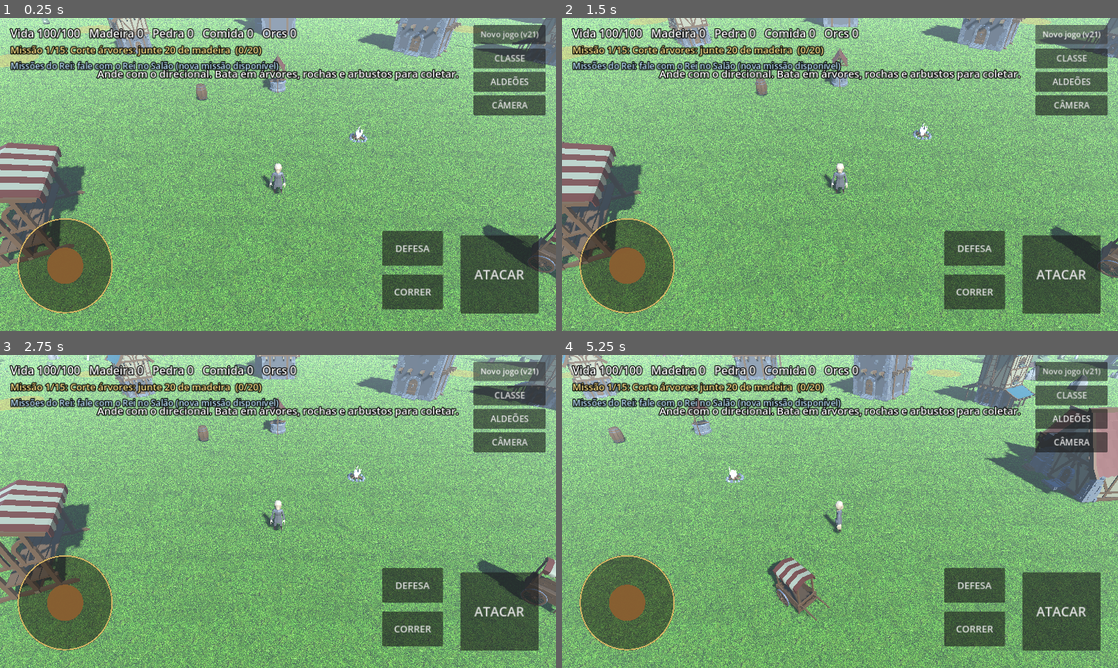
Above: before the commit, frames 1-4 (two rows, left to right).
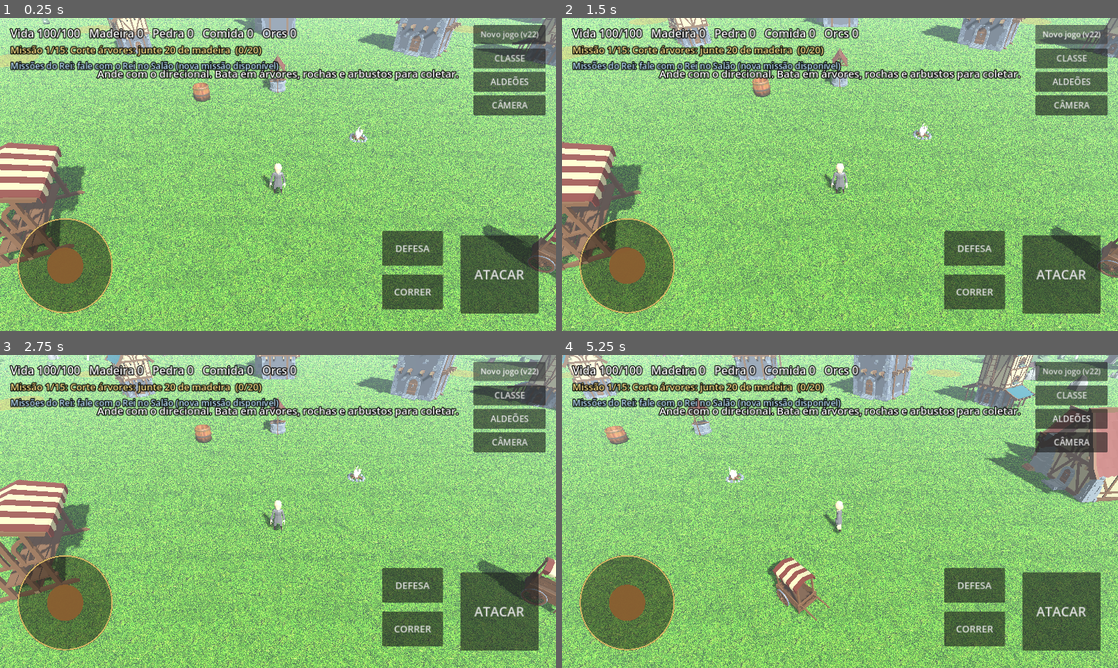
Above: after the commit, the same moments.

Repository: evandrofernandes12-dot/eva-ai
Game: Godot game, scene res://main.tscn
Same seed, same stepped clock (60 frames per second), same inputs: the game is played once before the commit and once after it.
Inputs (mouse positions are in pixels of both pictures, inside the frame that each line leads up to):
- Up to frame 1 (0.25 s): no input
- Up to frame 2 (1.5 s): click "CLASSE" at 0.5 s; click "Novo jogo (v21)" (after the commit: "Novo jogo (v22)") at 1.25 s
- Up to frame 3 (2.75 s): click "Novo jogo (v21)" (after the commit: "Novo jogo (v22)") at 2 s
- Up to frame 4 (5.25 s): move the mouse to (962, 495) at 2.77 s; hold D (move_right) 2.78-3.5 s; tap Space (attack) at 2.85 s; click (962, 495) at 2.92 s; drag from (728, 527) to (812, 574) at 3.52 s; move the mouse to (895, 442) at 4.27 s; hold D (move_right) 4.28-5 s; hold Shift (run) 4.28-5 s; drag from (812, 574) to (673, 464) at 5.02 s

The runs differ from the first frame. In frame 1, 43% of the frame differs, in the area x 0-100%, y 0-100%; in frame 2, 45%; in frame 3, 43%; in frame 4, 43%.

Commit message:
Godot prototype v22: realistic bow, arrow, barrel and 360 photo sky from Sketchfab (CC-BY)
Co-Authored-By: Claude Opus 5.5 <noreply@anthropic.com>
Claude-Session: https://claude.ai/code/session_01Kxc7kGXYDPrtAK1sF6vEWS

Diff:
--- a/godot-proto/scripts/hero.gd
+++ b/godot-proto/scripts/hero.gd
@@ -9,6 +9,8 @@
 const ESPADAO := ["Sword_Big.glb", "hand_r", MAO_D, Vector3(90, 0, 0), 1.4, 0.5]
 const LANCA := ["Spear.glb", "hand_r", MAO_D, Vector3(90, 0, 0), 2.3, 0.5, "lanca"]
 const BESTA := ["Besta.glb", "hand_r", MAO_D, Vector3(90, 0, 0), 0.75, 0.0]
+# arco (Sketchfab, CC-BY: Francisco Fischer Pioner): em pé na mão direita, corda virada para o arqueiro
+const ARCO := ["Arco.glb", "hand_r", MAO_D, Vector3(180, 0, -90), 1.3, 0.0]
 const ALJAVA := ["Aljava.glb", "spine_03", Vector3(0.12, 0, -0.15), Vector3(0, 0, 0), 0.8, 0.0]
 # o escudo gótico tem a ponta em -Y no modelo; o eixo Y do osso aponta para a mão, então gira 180° (Z) para a ponta ficar para baixo
 const ESC_GOTICO := ["Shield_Heater.glb", "lowerarm_l", Vector3(-0.12, 0.13, 0), Vector3(0, -90, 180), 0.75, 0.0, "escudo"]
@@ -26,10 +28,10 @@
 		"M2": {"classe": "mago", "sexo": "m", "nome": "Robe roxo, capuz e ombreiras", "armas": [CAJADO("Roxo"), ORBE("Roxo")]},
 		"M3": {"classe": "mago", "sexo": "f", "nome": "Robe vermelho, sem capuz", "armas": [CAJADO("Rubi"), ORBE("Rubi")]},
 		"M4": {"classe": "mago", "sexo": "f", "nome": "Robe verde, capuz e ombreiras", "armas": [CAJADO("Azul"), ORBE("Verde")]},
-		"A1": {"classe": "arqueiro", "sexo": "m", "nome": "Toda de verde, com capuz e capa", "armas": [BESTA, ALJAVA]},
-		"A2": {"classe": "arqueiro", "sexo": "m", "nome": "Couro marrom, sem capuz", "armas": [BESTA, ALJAVA]},
-		"A4": {"classe": "arqueiro", "sexo": "f", "nome": "Toda de verde, com capuz e capa", "armas": [BESTA, ALJAVA]},
-		"A3": {"classe": "arqueiro", "sexo": "f", "nome": "Couro marrom, sem capuz", "armas": [BESTA, ALJAVA]},
+		"A1": {"classe": "arqueiro", "sexo": "m", "nome": "Toda de verde, com capuz e capa", "armas": [ARCO, ALJAVA]},
+		"A2": {"classe": "arqueiro", "sexo": "m", "nome": "Couro marrom, sem capuz", "armas": [ARCO, ALJAVA]},
+		"A4": {"classe": "arqueiro", "sexo": "f", "nome": "Toda de verde, com capuz e capa", "armas": [ARCO, ALJAVA]},
+		"A3": {"classe": "arqueiro", "sexo": "f", "nome": "Couro marrom, sem capuz", "armas": [ARCO, ALJAVA]},
 		"L1": {"classe": "lanceiro", "sexo": "m", "nome": "Armadura e elmo, lança e escudo", "armas": [LANCA, ESC_REDONDO]},
 		"L2": {"classe": "lanceiro", "sexo": "m", "nome": "Couro e capa vermelha, lança", "armas": [LANCA]},
 		"L3": {"classe": "lanceiro", "sexo": "f", "nome": "Armadura, lança e escudo", "armas": [LANCA, ESC_GOTICO]},
--- a/godot-proto/scripts/main.gd
+++ b/godot-proto/scripts/main.gd
@@ -19,7 +19,7 @@
 const PET := preload("res://scripts/pet.gd")
 const PET_DA_CLASSE := {"guerreiro": "cavalo", "lanceiro": "urso", "arqueiro": "lobo", "mago": "fenix"}
 const SAVE := "user://save_v4.json"
-const VERSAO := "v21"
+const VERSAO := "v22"
 const ZOOM_MIN := 0.2            # pinça: 0.2 = bem perto do personagem
 const ZOOM_MAX := 1.5
 const MURO_R := 40.0             # raio da muralha
@@ -173,6 +173,7 @@
 		p.built.connect(_on_built)
 		p.upgraded.connect(_on_upgraded)
 	_scatter_forest()
+	_ceu()
 	player.attacked.connect(_on_player_attack)
 	player.died.connect(_on_player_died)
 	$HUD/Atacar.pressed.connect(player.attack)
@@ -210,6 +211,21 @@
 	_boss_hud()
 	if not _load():
 		say("Ande com o direcional. Bata em árvores, rochas e arbustos para coletar.", 7.0)
+
+## Céu: foto 360° (Sketchfab, CC-BY: Marcin Lubecki), no lugar do céu liso. A luz ambiente continua branca.
+func _ceu() -> void:
+	if not ResourceLoader.exists("res://models/ceu.jpg"):
+		return
+	var env: Environment = $Ambiente.environment
+	var mat := PanoramaSkyMaterial.new()
+	mat.panorama = load("res://models/ceu.jpg")
+	var sky := Sky.new()
+	sky.sky_material = mat
+	env.background_mode = Environment.BG_SKY
+	env.sky = sky
+	env.ambient_light_source = Environment.AMBIENT_SOURCE_COLOR
+	env.ambient_light_color = Color(1, 1, 1)
+	env.ambient_light_energy = 0.9
 
 func say(t: String, secs := 4.0) -> void:
 	msg.text = t
@@ -1017,6 +1033,11 @@
 ## Flecha: haste, ponta de metal e penas. Aponta o -Z para o alvo (look_at).
 func _flecha() -> Node3D:
 	var r := Node3D.new()
+	if ResourceLoader.exists("res://models/armas/Flecha.glb"):   # flecha realista (Sketchfab, CC-BY: Gwappa)
+		var f: Node3D = load("res://models/armas/Flecha.glb").instantiate()
+		f.rotation.y = PI / 2.0   # a ponta do modelo está em +X; a flecha voa para -Z
+		r.add_child(f)
+		return r
 	Interior.caixa(r, Vector3(0, 0, 0), Vector3(0.035, 0.035, 0.9), Color(0.55, 0.38, 0.2))
 	var tip := MeshInstance3D.new()
 	var cm := CylinderMesh.new()
Binary file changed: godot-proto/models/Barrel.glb
Not shown, added: godot-proto/models/CREDITOS.txt
Binary file added: godot-proto/models/armas/Arco.glb
Binary file added: godot-proto/models/armas/Flecha.glb
Binary file added: godot-proto/models/ceu.jpg
